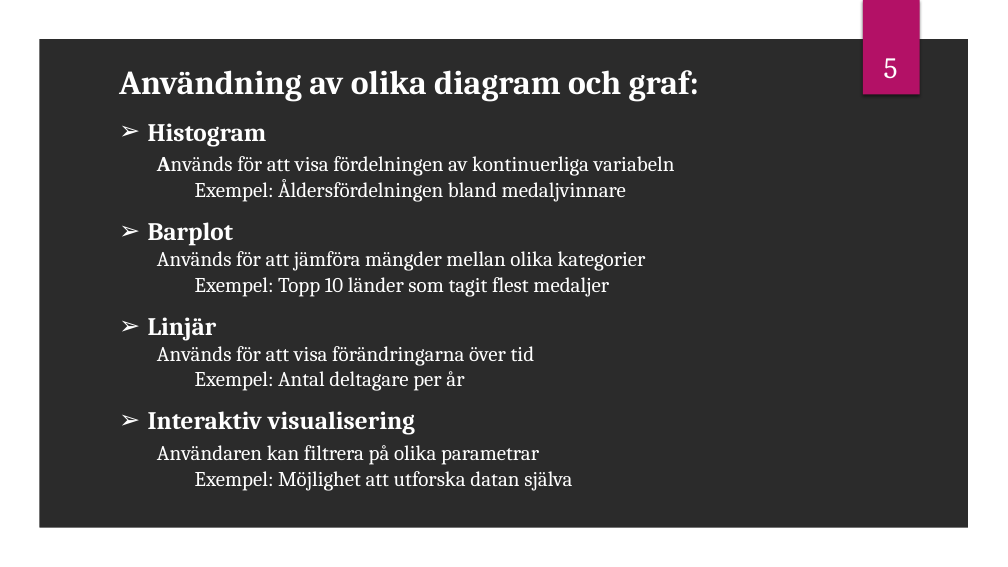
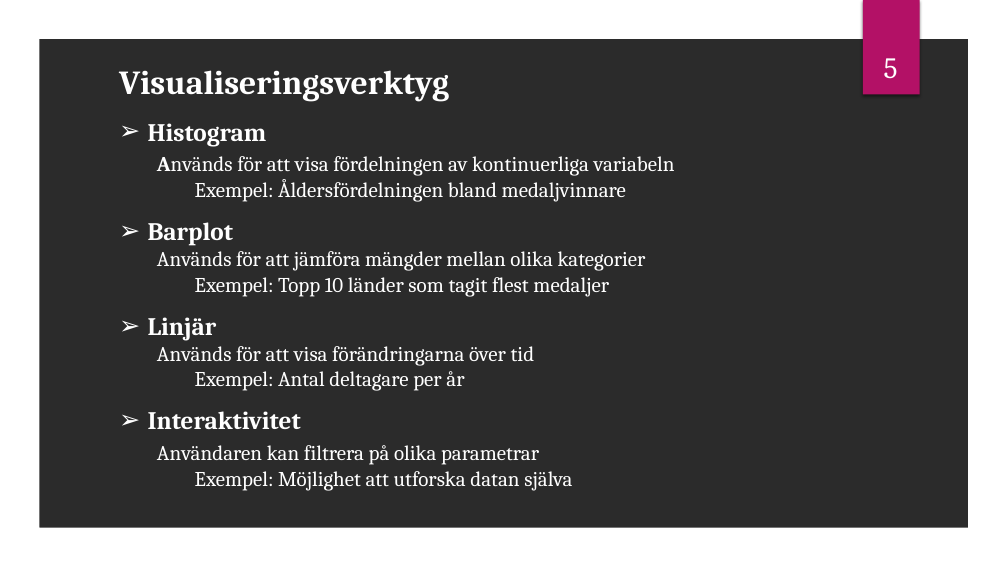
Before and after one commit to Filip5050/Seminarium_OS, a slide deck: slide 5 of Presentation_OS.pptx. Drawn at 1008x567 pixels with LibreOffice and Linux fonts; fonts in the diff are those of the drawing; background and template pictures are left out; a plain dark background stands for a picture behind light text. Boxes give left, top, right and bottom in pixels: in the first picture for what was removed or moved away, otherwise in the second. Text is boxed around its words. In the diff, an @@ line names an element or a change of style, - is before the commit and + after.

```diff
--- a/Presentation_OS.pptx
+++ b/Presentation_OS.pptx
@@ text at (119, 70, 449, 102): text changed @@
-Användning av olika diagram och graf:
+Visualiseringsverktyg
@@ text at (148, 411, 301, 429): text changed @@
-➢ Interaktiv visualisering
+➢ Interaktivitet
```
Also in this commit, not shown: 3 other slides changed.
